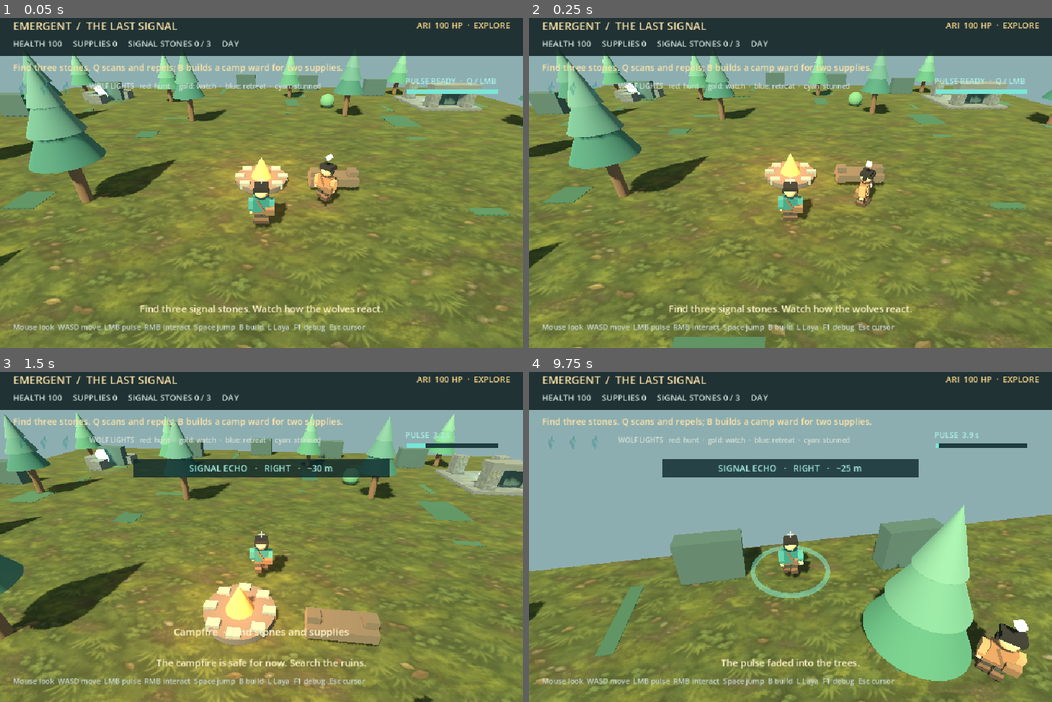
Above: before the commit, frames 1-4 (two rows, left to right).
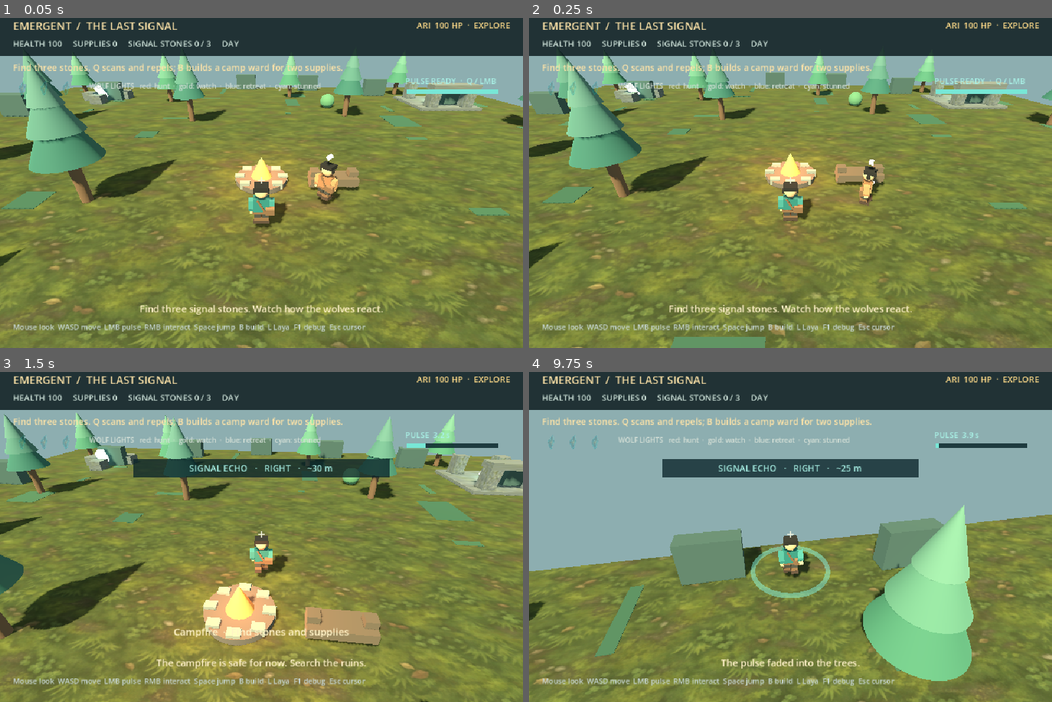
Above: after the commit, the same moments.

Repository: Morainet/Emergent
Game: Godot game, scene res://scenes/forest3d.tscn
Two runs of this game, one before a commit and one after it. Both use one fixed random seed, a clock stepped at 60 frames per second and the inputs below.
Inputs (mouse positions are in pixels of both pictures, inside the frame that each line leads up to):
- Up to frame 1 (0.05 s): no input
- Up to frame 2 (0.25 s): no input
- Up to frame 3 (1.5 s): tap Enter at 0.5 s; move the mouse to (287, 533) at 0.52 s; hold R 0.53-1.28 s; hold W from 0.53 s (still down); click (287, 533) at 0.67 s; tap Space at 0.77 s; move the mouse to (235, 537) at 1.27 s; tap E at 1.35 s
- Up to frame 4 (9.75 s): tap Space at 1.52, 3.02, 3.77, 4.52, 6.02, 6.77, 7.52, 9.02 s; move the mouse to (800, 527) at 2.02 s; tap Q at 2.1, 5.85, 9.6 s; move the mouse to (785, 540) at 2.77 s; tap B at 2.85, 6.6 s; click (785, 540) at 2.92 s; move the mouse to (827, 537) at 3.52 s; tap L at 3.6, 7.35 s; move the mouse to (748, 530) at 4.27 s; tap R at 4.35 s; move the mouse to (795, 533) at 5.02 s; tap E at 5.1, 8.85 s; click (795, 533) at 5.17 s; move the mouse to (769, 527) at 5.77 s; release W at 5.78 s; hold D 5.78-6.53 s; move the mouse to (816, 533) at 6.52 s; hold W 6.53-8.78 s; move the mouse to (764, 537) at 7.27 s; click (764, 537) at 7.42 s; move the mouse to (800, 527) at 8.02 s; hold R 8.03-8.78 s; move the mouse to (785, 540) at 8.77 s; hold A 8.78-9.53 s; move the mouse to (827, 537) at 9.52 s; hold W from 9.53 s (still down); click (827, 537) at 9.67 s

The runs differ from the first frame. In frame 1, 0.1% of the frame differs, in the area x 60-65%, y 41-58%; in frame 2, 0.3%; in frame 3, less than 0.1%; in frame 4, 1.5%, in the area x 83-96%, y 75-95%.

Commit message:
Add tree-aware grid navigation for Ari

Diff:
--- a/scripts/forest3d.gd
+++ b/scripts/forest3d.gd
@@ -19,6 +19,11 @@
 var ari_action := "explore"
 var ari_source := "local"
 var ari_defend_cooldown := 0.0
+var forest_tree_positions: Array[Vector2] = []
+var ari_navigator: ForestNavigator
+var ari_route: Array[Vector3] = []
+var ari_route_goal := Vector3.INF
+var ari_repath_time := 0.0
 var pulse_ring: MeshInstance3D
 var pulse_ring_material: StandardMaterial3D
 var camera: Camera3D
@@ -217,6 +222,7 @@
 	add_child(sun)
 	_make_ground()
 	_make_forest()
+	ari_navigator = ForestNavigator.new(forest_tree_positions)
 	_make_ruins()
 	_make_camp()
 	_make_collectibles()
@@ -264,6 +270,7 @@
 	]
 	for i in positions.size():
 		var p: Vector2 = positions[i]
+		forest_tree_positions.append(p)
 		var height := 3.0 + float(i % 3) * 0.7
 		_tree(Vector3(p.x, 0.0, p.y), height, i)
 
@@ -618,7 +625,10 @@
 			goal = CAMP + Vector3(2.8, 0.0, 1.5)
 		"return":
 			goal = CAMP + Vector3(2.8, 0.0, 1.5)
-	var offset := goal - ari.global_position
+	var direct_offset := goal - ari.global_position
+	direct_offset.y = 0.0
+	var waypoint := goal if direct_offset.length() <= 1.25 else _ari_waypoint(goal, delta)
+	var offset := waypoint - ari.global_position
 	offset.y = 0.0
 	var direction := offset.normalized() if offset.length() > 1.25 else Vector3.ZERO
 	ari.velocity.x = direction.x * 4.1
@@ -633,6 +643,20 @@
 	ari_visual.animate(elapsed, Vector2(ari.velocity.x, ari.velocity.z).length(), 0.0)
 	if ari.global_position.distance_to(CAMP) < 4.0:
 		ari_hp = minf(100.0, ari_hp + delta * 3.0)
+
+
+func _ari_waypoint(goal: Vector3, delta: float) -> Vector3:
+	ari_repath_time -= delta
+	if ari_repath_time <= 0.0 or ari_route_goal.distance_to(goal) > 1.5 or ari_route.is_empty():
+		ari_route = ari_navigator.route(ari.global_position, goal)
+		ari_route_goal = goal
+		ari_repath_time = 0.6
+	while not ari_route.is_empty():
+		var point: Vector3 = ari_route.front()
+		if Vector2(point.x - ari.global_position.x, point.z - ari.global_position.z).length() > 0.75:
+			break
+		ari_route.pop_front()
+	return ari_route.front() if not ari_route.is_empty() else ari.global_position
 
 
 func _update_wolves(delta: float) -> void:
--- /dev/null
+++ b/scripts/forest_navigator.gd
@@ -0,0 +1,78 @@
+class_name ForestNavigator
+extends RefCounted
+
+const GRID_HALF := 28
+const GRID_SIZE := 29
+const CELL_SIZE := 2.0
+const TREE_CLEARANCE := 1.45
+
+var grid: AStarGrid2D
+
+
+func _init(trees: Array[Vector2]) -> void:
+	grid = AStarGrid2D.new()
+	grid.region = Rect2i(0, 0, GRID_SIZE, GRID_SIZE)
+	grid.cell_size = Vector2(CELL_SIZE, CELL_SIZE)
+	grid.diagonal_mode = AStarGrid2D.DIAGONAL_MODE_ONLY_IF_NO_OBSTACLES
+	grid.update()
+	for x in GRID_SIZE:
+		for y in GRID_SIZE:
+			var id := Vector2i(x, y)
+			var point := Vector2(_axis_to_world(x), _axis_to_world(y))
+			for tree in trees:
+				if point.distance_to(tree) <= TREE_CLEARANCE:
+					grid.set_point_solid(id)
+					break
+
+
+func route(from_world: Vector3, to_world: Vector3) -> Array[Vector3]:
+	var result: Array[Vector3] = []
+	var start := _nearest_open_id(from_world)
+	var destination := _nearest_open_id(to_world)
+	var cells := grid.get_id_path(start, destination)
+	if cells.is_empty():
+		return result
+	if grid.is_point_solid(_world_to_id(from_world)):
+		result.append(_id_to_world(start, from_world.y))
+	for id in cells:
+		if id != start:
+			result.append(_id_to_world(id, from_world.y))
+	if not grid.is_point_solid(_world_to_id(to_world)):
+		result.append(Vector3(to_world.x, from_world.y, to_world.z))
+	elif result.is_empty():
+		result.append(_id_to_world(destination, from_world.y))
+	return result
+
+
+func _nearest_open_id(world: Vector3) -> Vector2i:
+	var preferred := _world_to_id(world)
+	if not grid.is_point_solid(preferred):
+		return preferred
+	var nearest := preferred
+	var best_distance := INF
+	for x in GRID_SIZE:
+		for y in GRID_SIZE:
+			var id := Vector2i(x, y)
+			if grid.is_point_solid(id):
+				continue
+			var point := _id_to_world(id, world.y)
+			var distance := world.distance_squared_to(point)
+			if distance < best_distance:
+				best_distance = distance
+				nearest = id
+	return nearest
+
+
+func _world_to_id(world: Vector3) -> Vector2i:
+	return Vector2i(
+		clampi(roundi((world.x + float(GRID_HALF)) / CELL_SIZE), 0, GRID_SIZE - 1),
+		clampi(roundi((world.z + float(GRID_HALF)) / CELL_SIZE), 0, GRID_SIZE - 1)
+	)
+
+
+func _id_to_world(id: Vector2i, height: float) -> Vector3:
+	return Vector3(_axis_to_world(id.x), height, _axis_to_world(id.y))
+
+
+func _axis_to_world(index: int) -> float:
+	return float(index) * CELL_SIZE - float(GRID_HALF)
--- a/tests/smoke.gd
+++ b/tests/smoke.gd
@@ -13,6 +13,19 @@
 	var ari: CharacterBody3D = game.get("ari")
 	assert(ari.name == "Ari" and ari.get_node("AriAvatar") != null, "Ari should spawn beside the camp")
 	assert(game.call("_local_ari_decision") == "explore", "Healthy Ari should guide exploration")
+	var navigator: ForestNavigator = game.get("ari_navigator")
+	var detour := navigator.route(Vector3(-25.0, 1.0, -12.0), Vector3(-17.0, 1.0, -12.0))
+	assert(not detour.is_empty(), "Ari should have a route across the forest")
+	var bends_around_tree := false
+	for point in detour:
+		if absf(point.z + 12.0) > 0.5:
+			bends_around_tree = true
+		assert(not navigator.grid.is_point_solid(navigator._world_to_id(point)), "Ari's route must avoid solid tree cells")
+	assert(bends_around_tree, "Ari should detour around a tree directly between start and goal")
+	var escape_route := navigator.route(Vector3(-21.0, 1.0, -12.0), Vector3(-17.0, 1.0, -12.0))
+	assert(not escape_route.is_empty(), "Ari should find an exit if spawned in a blocked tree cell")
+	assert(not navigator.grid.is_point_solid(navigator._world_to_id(escape_route.front())), "The first escape waypoint should be walkable")
+	assert(not navigator.route(Vector3(29.0, 1.0, 29.0), Vector3(-29.0, 1.0, -29.0)).is_empty(), "Routes should clamp to map bounds")
 	var avatar: Node3D = player.get_node("ExplorerAvatar")
 	assert(avatar.get_node("LeftLeg") != null and avatar.get_node("RightLeg") != null, "Explorer should have animated legs")
 	assert(avatar.get_node("LeftArm") != null and avatar.get_node("RightArm") != null, "Explorer should have animated arms")
Not shown, added: scripts/forest_navigator.gd.uid
Not shown, changed: README.md
